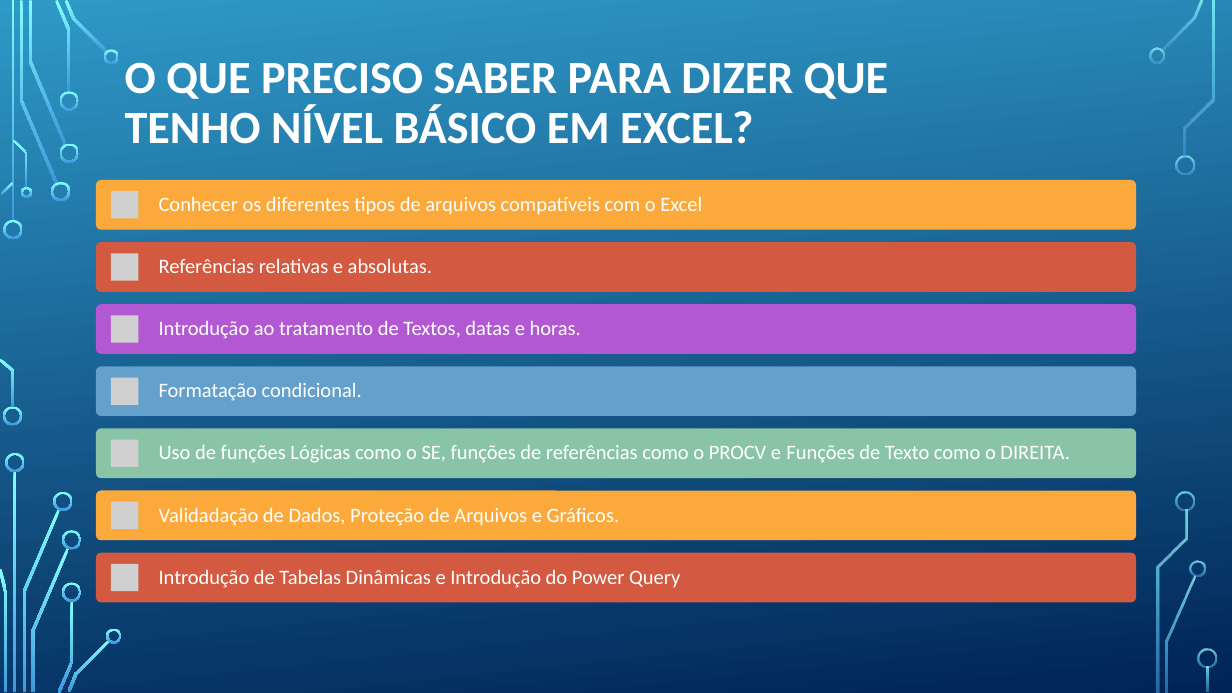
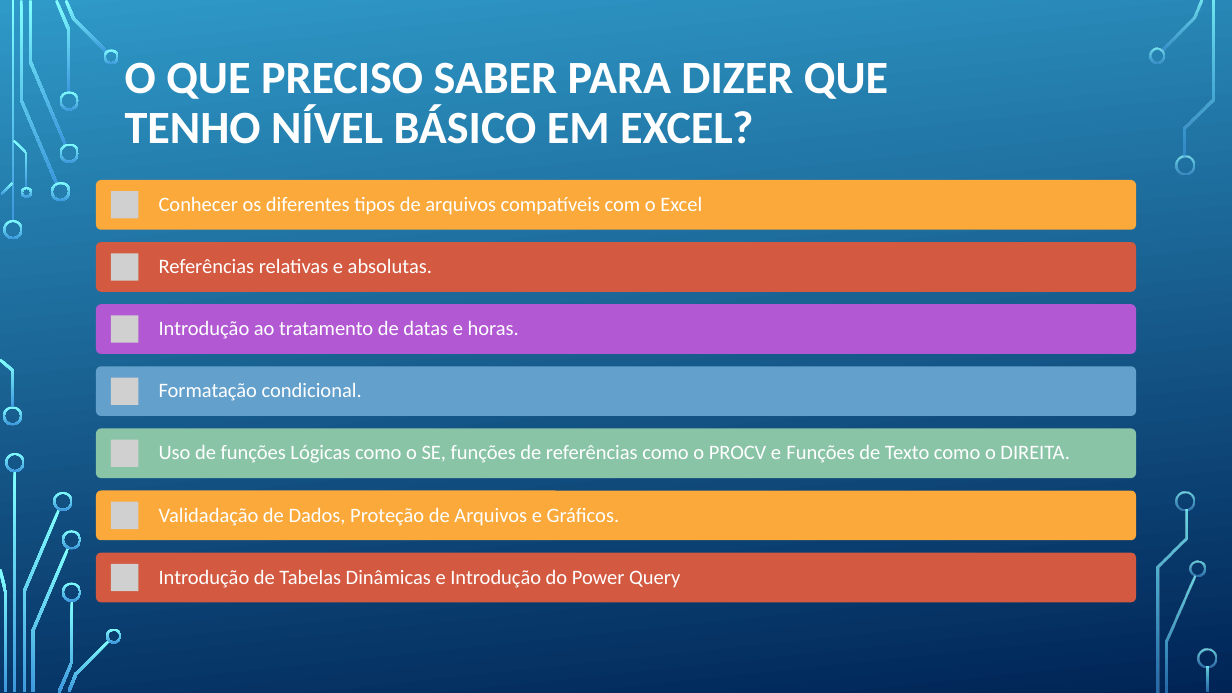
Before and after one commit to VitorKaviski/Curso_Kaviski_Excel_Basico_ao_Avancado, a slide deck: slide 3 of Curso Excel/Intermediário/Aula 1/Aula 1 - Excel/Curso Excel - Intermediário.pptx. Drawn at 1232x693 pixels with LibreOffice and Linux fonts; fonts in the diff are those of the drawing; grey boxes stand for pictures; background and template pictures are left out. Boxes give left, top, right and bottom in pixels: in the first picture for what was removed or moved away, otherwise in the second. Text is boxed around its words. In the diff, an @@ line names an element or a change of style, - is before the commit and + after.

```diff
--- a/Curso Excel/Intermediário/Aula 1/Aula 1 - Excel/Curso Excel - Intermediário.pptx
+++ b/Curso Excel/Intermediário/Aula 1/Aula 1 - Excel/Curso Excel - Intermediário.pptx
@@ text at (159, 320, 519, 339): text changed @@
-Introdução ao tratamento de Textos, datas e horas.
+Introdução ao tratamento de datas e horas.
```
Also in this commit, not shown: 5 other slides changed, 18 slides added, 6 slides removed.
